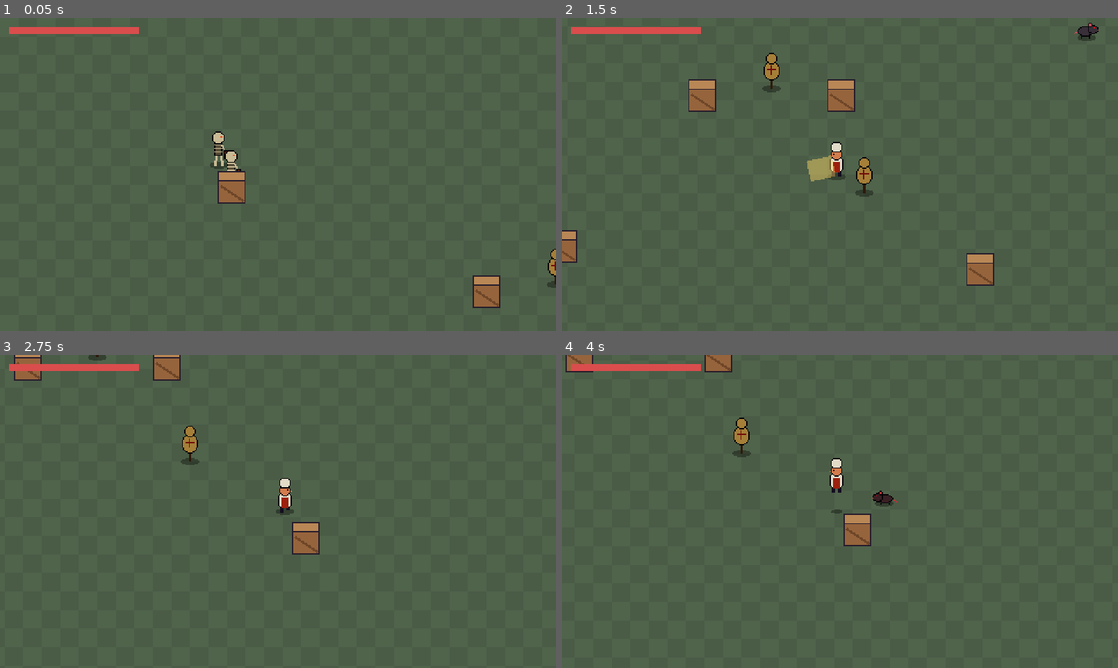
Above: before the commit, frames 1-4 (two rows, left to right).
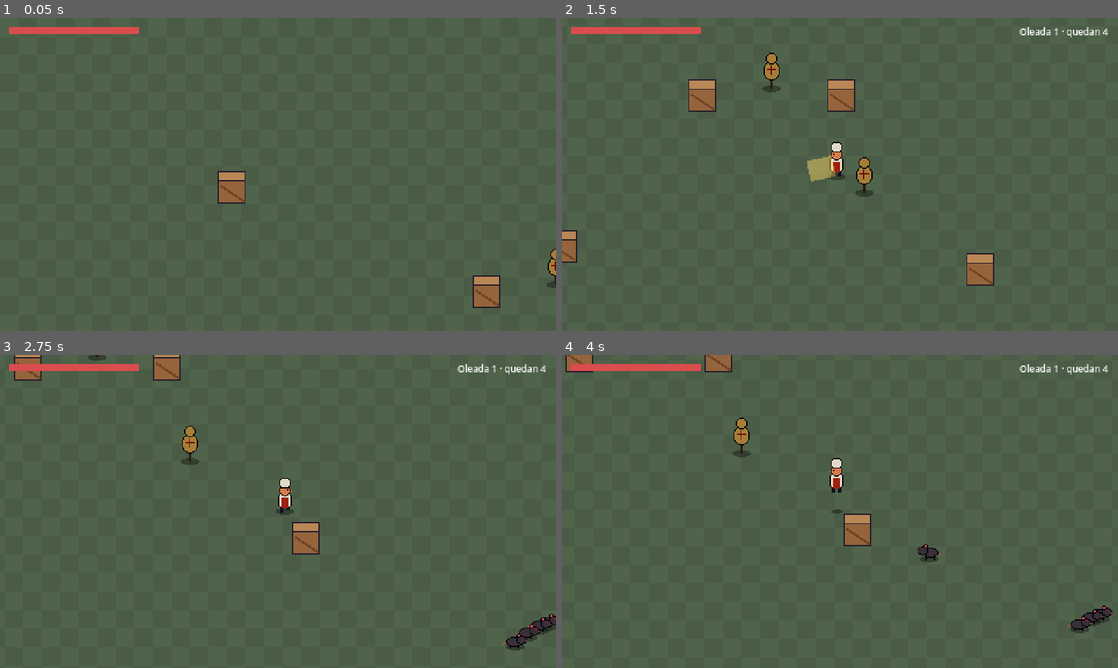
Above: after the commit, the same moments.

Repository: xNeku/cookerlegacy
Game: Godot game, scene res://game/main/main.tscn
The game is run twice, just before and just after one commit, with the same random seed, the same clock (stepped at 60 frames per second) and the same inputs.
Inputs (mouse positions are in pixels of both pictures, inside the frame that each line leads up to):
- Up to frame 1 (0.05 s): no input
- Up to frame 2 (1.5 s): tap Enter at 0.5 s; move the mouse to (962, 158) at 0.52 s; hold D (move_right) 0.53-1.28 s; hold K (attack_heavy) 0.53-1.28 s; click (962, 158) at 0.67 s; tap Space (jump) at 0.77 s; move the mouse to (728, 190) at 1.27 s; hold S (move_down) from 1.28 s (still down); tap J (attack_light) at 1.35 s
- Up to frame 3 (2.75 s): tap Space (jump) at 1.52 s; move the mouse to (333, 442) at 2.02 s; release S (move_down) at 2.03 s; hold D (move_right) from 2.03 s (still down); tap L (dash) at 2.1 s
- Up to frame 4 (4 s): move the mouse to (812, 574) at 2.77 s; release D (move_right) at 2.78 s; hold W (move_up) 2.78-3.53 s; tap K (attack_heavy) at 2.85 s; click (812, 574) at 2.92 s; tap Space (jump) at 3.02, 3.77 s; move the mouse to (1006, 558) at 3.52 s; hold A (move_left) from 3.53 s (still down); tap J (attack_light) at 3.6 s

The runs differ from the first frame. In frame 1, 0.3% of the frame differs, in the area x 37-44%, y 36-49%; in frame 2, 0.3%; in frame 3, 0.6%; in frame 4, 0.8%, in the area x 55-99%, y 2-89%.

Commit message:
B-013: arena con oleadas (WaveData/WaveEntry + WaveSpawner con puntos de aparición, bucle) y HUD de oleada; 5 oleadas de prueba ratas/esqueletos
Co-Authored-By: Claude Opus 5.5 <noreply@anthropic.com>
Claude-Session: https://claude.ai/code/session_019opLeEuLpxTACDT7pgCg4z

Diff:
--- a/game/levels/arena/arena.tscn
+++ b/game/levels/arena/arena.tscn
@@ -6,9 +6,14 @@
 [ext_resource type="PackedScene" path="res://game/camera/game_camera.tscn" id="4_cam"]
 [ext_resource type="PackedScene" path="res://game/levels/props/training_dummy.tscn" id="5_dummy"]
 [ext_resource type="PackedScene" path="res://game/ui/player_hud.tscn" id="6_hud"]
-[ext_resource type="Script" path="res://game/levels/enemy_spawner.gd" id="7_spawner"]
-[ext_resource type="PackedScene" path="res://game/enemies/rat/rat.tscn" id="8_rat"]
-[ext_resource type="PackedScene" path="res://game/enemies/skeleton/skeleton.tscn" id="9_skel"]
+[ext_resource type="Script" path="res://game/levels/waves/wave_spawner.gd" id="7_waves"]
+[ext_resource type="Script" path="res://game/levels/waves/wave_data.gd" id="8_wavedata"]
+[ext_resource type="Resource" path="res://game/levels/arena/waves/wave_01.tres" id="9_w1"]
+[ext_resource type="Resource" path="res://game/levels/arena/waves/wave_02.tres" id="10_w2"]
+[ext_resource type="Resource" path="res://game/levels/arena/waves/wave_03.tres" id="11_w3"]
+[ext_resource type="Resource" path="res://game/levels/arena/waves/wave_04.tres" id="12_w4"]
+[ext_resource type="Resource" path="res://game/levels/arena/waves/wave_05.tres" id="13_w5"]
+[ext_resource type="PackedScene" path="res://game/ui/wave_hud.tscn" id="14_wavehud"]
 
 [sub_resource type="RectangleShape2D" id="RectangleShape2D_h"]
 size = Vector2(1024, 32)
@@ -78,20 +83,25 @@
 limit_bottom = 540
 target = NodePath("../World/Player")
 
-[node name="RatSpawner" type="Marker2D" parent="." node_paths=PackedStringArray("container")]
-position = Vector2(760, 150)
-script = ExtResource("7_spawner")
-enemy_scene = ExtResource("8_rat")
+[node name="PlayerHud" parent="." node_paths=PackedStringArray("health") instance=ExtResource("6_hud")]
+health = NodePath("../World/Player/Health")
+
+[node name="WaveSpawner" type="Node2D" parent="." node_paths=PackedStringArray("container")]
+script = ExtResource("7_waves")
+waves = Array[ExtResource("8_wavedata")]([ExtResource("9_w1"), ExtResource("10_w2"), ExtResource("11_w3"), ExtResource("12_w4"), ExtResource("13_w5")])
 container = NodePath("../World")
 
-[node name="SkeletonSpawner" type="Marker2D" parent="." node_paths=PackedStringArray("container")]
-position = Vector2(200, 140)
-script = ExtResource("7_spawner")
-enemy_scene = ExtResource("9_skel")
-container = NodePath("../World")
-count = 2
-spawn_radius = 25.0
-respawn_delay = 3.0
+[node name="SpawnTopLeft" type="Marker2D" parent="WaveSpawner"]
+position = Vector2(110, 90)
 
-[node name="PlayerHud" parent="." node_paths=PackedStringArray("health") instance=ExtResource("6_hud")]
-health = NodePath("../World/Player/Health")
+[node name="SpawnTopRight" type="Marker2D" parent="WaveSpawner"]
+position = Vector2(850, 90)
+
+[node name="SpawnBottomLeft" type="Marker2D" parent="WaveSpawner"]
+position = Vector2(110, 470)
+
+[node name="SpawnBottomRight" type="Marker2D" parent="WaveSpawner"]
+position = Vector2(850, 470)
+
+[node name="WaveHud" parent="." node_paths=PackedStringArray("spawner") instance=ExtResource("14_wavehud")]
+spawner = NodePath("../WaveSpawner")
--- /dev/null
+++ b/game/levels/arena/waves/wave_01.tres
@@ -0,0 +1,15 @@
+[gd_resource type="Resource" script_class="WaveData" format=3]
+
+[ext_resource type="Script" path="res://game/levels/waves/wave_entry.gd" id="1_lxkqw"]
+[ext_resource type="PackedScene" path="res://game/enemies/rat/rat.tscn" id="2_cgrjr"]
+[ext_resource type="Script" path="res://game/levels/waves/wave_data.gd" id="3_httby"]
+
+[sub_resource type="Resource" id="Resource_vxkl0"]
+script = ExtResource("1_lxkqw")
+enemy_scene = ExtResource("2_cgrjr")
+count = 4
+
+[resource]
+script = ExtResource("3_httby")
+entries = Array[ExtResource("1_lxkqw")]([SubResource("Resource_vxkl0")])
+delay = 1.0
--- /dev/null
+++ b/game/levels/arena/waves/wave_02.tres
@@ -0,0 +1,15 @@
+[gd_resource type="Resource" script_class="WaveData" format=3]
+
+[ext_resource type="Script" path="res://game/levels/waves/wave_entry.gd" id="1_1g1ip"]
+[ext_resource type="PackedScene" path="res://game/enemies/rat/rat.tscn" id="2_s30ra"]
+[ext_resource type="Script" path="res://game/levels/waves/wave_data.gd" id="3_x7n7r"]
+
+[sub_resource type="Resource" id="Resource_7hun7"]
+script = ExtResource("1_1g1ip")
+enemy_scene = ExtResource("2_s30ra")
+count = 6
+
+[resource]
+script = ExtResource("3_x7n7r")
+entries = Array[ExtResource("1_1g1ip")]([SubResource("Resource_7hun7")])
+delay = 2.0
--- /dev/null
+++ b/game/levels/arena/waves/wave_03.tres
@@ -0,0 +1,21 @@
+[gd_resource type="Resource" script_class="WaveData" format=3]
+
+[ext_resource type="Script" path="res://game/levels/waves/wave_entry.gd" id="1_s8k8u"]
+[ext_resource type="PackedScene" path="res://game/enemies/rat/rat.tscn" id="2_tqjdd"]
+[ext_resource type="PackedScene" path="res://game/enemies/skeleton/skeleton.tscn" id="3_j6e74"]
+[ext_resource type="Script" path="res://game/levels/waves/wave_data.gd" id="4_p0tdl"]
+
+[sub_resource type="Resource" id="Resource_m4ejk"]
+script = ExtResource("1_s8k8u")
+enemy_scene = ExtResource("2_tqjdd")
+count = 4
+
+[sub_resource type="Resource" id="Resource_8qfa8"]
+script = ExtResource("1_s8k8u")
+enemy_scene = ExtResource("3_j6e74")
+count = 1
+
+[resource]
+script = ExtResource("4_p0tdl")
+entries = Array[ExtResource("1_s8k8u")]([SubResource("Resource_m4ejk"), SubResource("Resource_8qfa8")])
+delay = 2.0
--- /dev/null
+++ b/game/levels/arena/waves/wave_04.tres
@@ -0,0 +1,15 @@
+[gd_resource type="Resource" script_class="WaveData" format=3]
+
+[ext_resource type="Script" path="res://game/levels/waves/wave_entry.gd" id="1_m1wpa"]
+[ext_resource type="PackedScene" path="res://game/enemies/skeleton/skeleton.tscn" id="2_i21oa"]
+[ext_resource type="Script" path="res://game/levels/waves/wave_data.gd" id="3_ju3qy"]
+
+[sub_resource type="Resource" id="Resource_nxlyh"]
+script = ExtResource("1_m1wpa")
+enemy_scene = ExtResource("2_i21oa")
+count = 2
+
+[resource]
+script = ExtResource("3_ju3qy")
+entries = Array[ExtResource("1_m1wpa")]([SubResource("Resource_nxlyh")])
+delay = 2.0
--- /dev/null
+++ b/game/levels/arena/waves/wave_05.tres
@@ -0,0 +1,21 @@
+[gd_resource type="Resource" script_class="WaveData" format=3]
+
+[ext_resource type="Script" path="res://game/levels/waves/wave_entry.gd" id="1_uxerd"]
+[ext_resource type="PackedScene" path="res://game/enemies/rat/rat.tscn" id="2_pgaye"]
+[ext_resource type="PackedScene" path="res://game/enemies/skeleton/skeleton.tscn" id="3_017ve"]
+[ext_resource type="Script" path="res://game/levels/waves/wave_data.gd" id="4_nfhh3"]
+
+[sub_resource type="Resource" id="Resource_d7s1l"]
+script = ExtResource("1_uxerd")
+enemy_scene = ExtResource("2_pgaye")
+count = 6
+
+[sub_resource type="Resource" id="Resource_wk5mp"]
+script = ExtResource("1_uxerd")
+enemy_scene = ExtResource("3_017ve")
+count = 2
+
+[resource]
+script = ExtResource("4_nfhh3")
+entries = Array[ExtResource("1_uxerd")]([SubResource("Resource_d7s1l"), SubResource("Resource_wk5mp")])
+delay = 2.0
--- /dev/null
+++ b/game/levels/waves/wave_data.gd
@@ -0,0 +1,14 @@
+class_name WaveData
+extends Resource
+## Una oleada: varias líneas (p. ej. 4 ratas + 1 esqueleto).
+
+@export var entries: Array[WaveEntry] = []
+## Espera antes de que aparezca esta oleada (s).
+@export var delay: float = 1.5
+
+
+func total_count() -> int:
+	var total := 0
+	for entry in entries:
+		total += entry.count
+	return total
--- /dev/null
+++ b/game/levels/waves/wave_entry.gd
@@ -0,0 +1,6 @@
+class_name WaveEntry
+extends Resource
+## Una línea de una oleada: cuántos enemigos de qué tipo.
+
+@export var enemy_scene: PackedScene
+@export_range(1, 30) var count: int = 3
--- /dev/null
+++ b/game/levels/waves/wave_spawner.gd
@@ -0,0 +1,81 @@
+class_name WaveSpawner
+extends Node2D
+## Lanza oleadas en orden. Cuando muere el último enemigo de una, espera su `delay`
+## y lanza la siguiente. Los enemigos salen en sus puntos de aparición: los Marker2D
+## hijos de este nodo (muévelos en el editor). Base de las hordas/barreras de Fase 2.
+
+## Al empezar una oleada (número desde 1 y total de enemigos).
+signal wave_started(wave_number: int, enemy_count: int)
+## Cada vez que muere uno (cuántos quedan).
+signal enemies_left_changed(left: int)
+## Al limpiar una oleada.
+signal wave_cleared(wave_number: int)
+
+## Las oleadas, en orden.
+@export var waves: Array[WaveData] = []
+## Dónde se añaden los enemigos (el nodo World con Y-sort).
+@export var container: Node2D
+## Al acabar la última, vuelve a la primera.
+@export var loop: bool = true
+## Empieza solo al cargar el nivel.
+@export var autostart: bool = true
+## Dispersión alrededor de cada punto de aparición (px).
+@export var spawn_radius: float = 30.0
+
+var current_wave: int = 0
+var _alive: int = 0
+var _spawn_points: Array[Marker2D] = []
+
+
+func _ready() -> void:
+	for child in get_children():
+		if child is Marker2D:
+			_spawn_points.append(child)
+	if autostart:
+		start.call_deferred()
+
+
+func start() -> void:
+	current_wave = 0
+	_launch_next()
+
+
+func _launch_next() -> void:
+	if waves.is_empty():
+		return
+	if current_wave >= waves.size():
+		if not loop:
+			return
+		current_wave = 0
+	var wave := waves[current_wave]
+	current_wave += 1
+	await get_tree().create_timer(wave.delay).timeout
+	_spawn_wave(wave)
+	wave_started.emit(current_wave, wave.total_count())
+	enemies_left_changed.emit(_alive)
+
+
+func _spawn_wave(wave: WaveData) -> void:
+	for entry in wave.entries:
+		# Cada línea sale junta en un punto al azar (los grupos llegan como grupo).
+		var point := _random_point()
+		for i in entry.count:
+			var enemy := entry.enemy_scene.instantiate() as Enemy
+			container.add_child(enemy)
+			enemy.global_position = point + Vector2.from_angle(randf() * TAU) * randf() * spawn_radius
+			enemy.died.connect(_on_enemy_died)
+			_alive += 1
+
+
+func _random_point() -> Vector2:
+	if _spawn_points.is_empty():
+		return global_position
+	return _spawn_points.pick_random().global_position
+
+
+func _on_enemy_died(_enemy: Enemy) -> void:
+	_alive -= 1
+	enemies_left_changed.emit(_alive)
+	if _alive <= 0:
+		wave_cleared.emit(current_wave)
+		_launch_next()
--- /dev/null
+++ b/game/ui/wave_hud.gd
@@ -0,0 +1,21 @@
+extends CanvasLayer
+## Texto de oleada de la arena: "Oleada 3 · quedan 5".
+
+## Spawner del que se leen las oleadas.
+@export var spawner: WaveSpawner
+
+var _wave: int = 0
+
+@onready var _label: Label = %WaveLabel
+
+
+func _ready() -> void:
+	_label.text = ""
+	spawner.wave_started.connect(func(n: int, _count: int) -> void: _wave = n)
+	spawner.enemies_left_changed.connect(_on_left_changed)
+	spawner.wave_cleared.connect(func(n: int) -> void: _label.text = "Oleada %d superada" % n)
+
+
+func _on_left_changed(left: int) -> void:
+	if left > 0:
+		_label.text = "Oleada %d · quedan %d" % [_wave, left]
--- /dev/null
+++ b/game/ui/wave_hud.tscn
@@ -0,0 +1,19 @@
+[gd_scene load_steps=2 format=3]
+
+[ext_resource type="Script" path="res://game/ui/wave_hud.gd" id="1_wh"]
+
+[node name="WaveHud" type="CanvasLayer"]
+script = ExtResource("1_wh")
+
+[node name="WaveLabel" type="Label" parent="."]
+unique_name_in_owner = true
+anchors_preset = 1
+anchor_left = 1.0
+anchor_right = 1.0
+offset_left = -150.0
+offset_top = 6.0
+offset_right = -8.0
+offset_bottom = 20.0
+grow_horizontal = 0
+theme_override_font_sizes/font_size = 8
+horizontal_alignment = 2
Not shown, added: game/levels/waves/wave_data.gd.uid
Not shown, added: game/levels/waves/wave_entry.gd.uid
Not shown, added: game/levels/waves/wave_spawner.gd.uid
Not shown, added: game/ui/wave_hud.gd.uid
